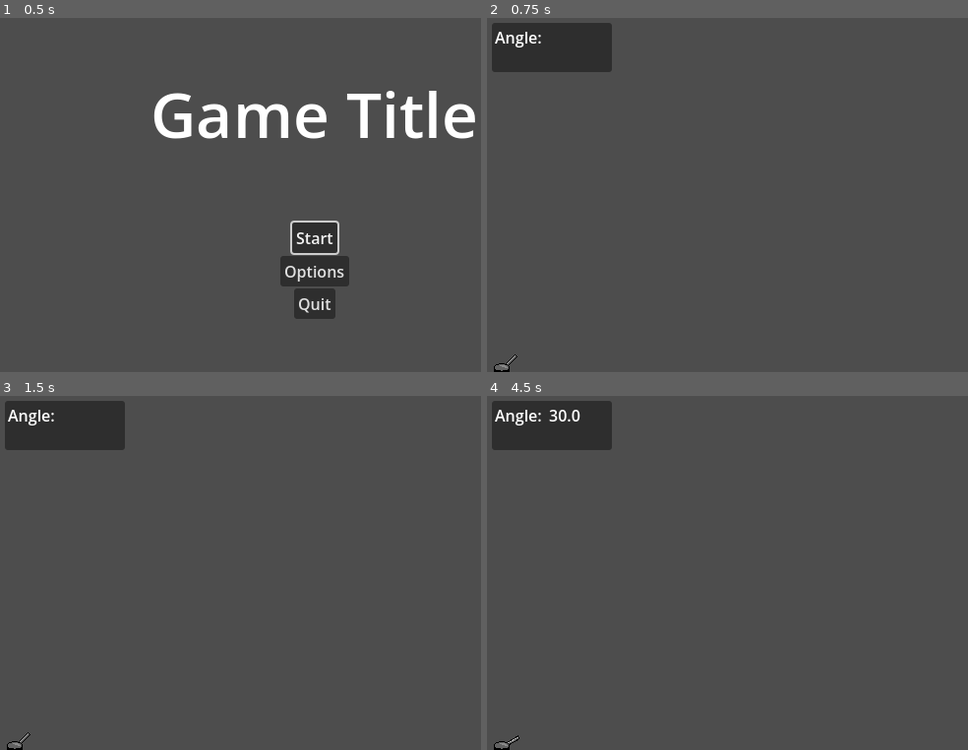
Above: before the commit, frames 1-4 (two rows, left to right).
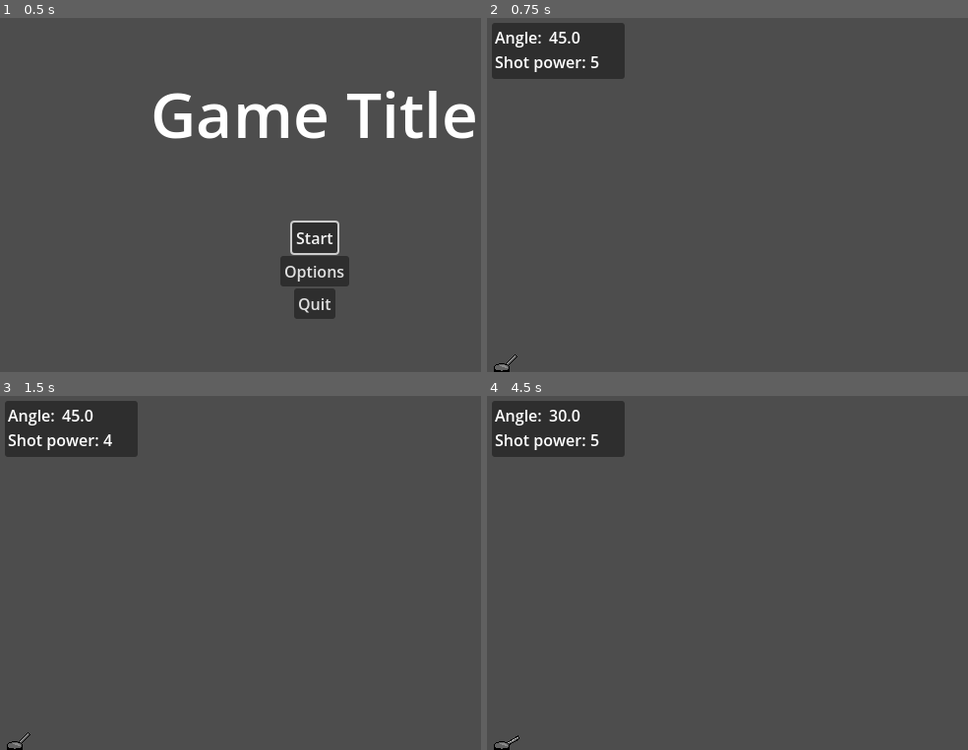
Above: after the commit, the same moments.

Repository: hunttis/ld-60
Game: Godot game, scene res://assets/scenes/master.tscn
Two runs of this game, one before a commit and one after it. Both use one fixed random seed, a clock stepped at 60 frames per second and the inputs below.
Inputs (mouse positions are in pixels of both pictures, inside the frame that each line leads up to):
- Up to frame 1 (0.5 s): no input
- Up to frame 2 (0.75 s): click "Start" at 0.5 s
- Up to frame 3 (1.5 s): tap Enter at 1.25 s; move the mouse to (452, 555) at 1.27 s; tap Down (decrease_shot_power) at 1.35 s
- Up to frame 4 (4.5 s): tap Up (increase_shot_power) at 1.55, 2.1, 3.05, 3.6 s; tap Space at 2, 3.5 s; move the mouse to (674, 590) at 2.02 s; tap Down (decrease_shot_power) at 2.3, 2.85, 3.8 s; tap Enter at 2.75, 4.25 s; move the mouse to (866, 495) at 2.77 s; move the mouse to (770, 643) at 3.52 s; move the mouse to (outside the picture) at 4.27 s; hold Right (lower_cannon_angle) from 4.28 s (still down)

Frame 1 is identical in both runs. In frame 2, 1.3% of the frame differs, in the area x 1-29%, y 1-18%; in frame 3, 1.3%; in frame 4, 1.2%.

Commit message:
Show shot power in UI

Diff:
--- a/assets/scenes/game.gd
+++ b/assets/scenes/game.gd
@@ -1,9 +1,15 @@
 extends Node2D
 
-@onready var angleValueLabel = $CannonParametersPanel/AngleValue
+@onready var angle_value_label = $CannonParametersPanel/AngleValue
+@onready var shot_power_label = $CannonParametersPanel/PowerValue
 @onready var cannon = $Player/Cannon
 
 func _ready() -> void:
   cannon.angle_changed.connect(func(angle: float):
-    angleValueLabel.text = str("%.1f" % angle)
+    angle_value_label.text = str("%.1f" % angle)
   )
+  cannon.power_changed.connect(func(power: int):
+    shot_power_label.text = str(power)
+  )
+
+  cannon.emit_start_values()
--- a/assets/scenes/game.tscn
+++ b/assets/scenes/game.tscn
@@ -11,8 +11,8 @@
 [node name="CannonParametersPanel" type="Panel" parent="." unique_id=1670237246]
 offset_left = 5.0
 offset_top = 5.0
-offset_right = 127.0
-offset_bottom = 55.0
+offset_right = 140.0
+offset_bottom = 62.0
 
 [node name="AngleLabel" type="Label" parent="CannonParametersPanel" unique_id=1034256158]
 layout_mode = 0
@@ -30,6 +30,22 @@
 offset_right = 108.0
 offset_bottom = 28.0
 
+[node name="PowerLabel" type="Label" parent="CannonParametersPanel" unique_id=1927396480]
+layout_mode = 0
+offset_left = 3.0
+offset_top = 28.0
+offset_right = 98.0
+offset_bottom = 53.0
+text = "Shot power:"
+
+[node name="PowerValue" type="Label" parent="CannonParametersPanel" unique_id=1717940204]
+unique_name_in_owner = true
+layout_mode = 0
+offset_left = 100.0
+offset_top = 28.0
+offset_right = 130.0
+offset_bottom = 53.0
+
 [node name="Player" parent="." unique_id=71792886 instance=ExtResource("1_cb66b")]
 position = Vector2(15, 360)
 
--- a/assets/scenes/player/cannon.gd
+++ b/assets/scenes/player/cannon.gd
@@ -5,19 +5,33 @@
 const ANGLE_MOD_SPEED = 75
 const MIN_ANGLE = 5
 const MAX_ANGLE = 80
+const MIN_POWER = 1
+const MAX_POWER = 9
 
 signal angle_changed(angle: float)
+signal power_changed(angle: float)
 
 var angle: float = 45
+var shot_power: int = 5
 
 func _init() -> void:
   rotation_degrees = 0 - angle
+
+func emit_start_values() -> void:
+  angle_changed.emit(angle)
+  power_changed.emit(shot_power)
 
 func _process(delta: float) -> void:
   if Input.is_action_pressed("lower_cannon_angle") && angle > MIN_ANGLE:
     change_cannon_angle(Direction.DOWN, delta)
   if Input.is_action_pressed("raise_cannon_angle") && angle < MAX_ANGLE:
     change_cannon_angle(Direction.UP, delta)
+  if Input.is_action_just_pressed("increase_shot_power") && shot_power < MAX_POWER:
+    shot_power += 1
+    power_changed.emit(shot_power)
+  if Input.is_action_just_pressed("decrease_shot_power") && shot_power > MIN_POWER:
+    shot_power -= 1
+    power_changed.emit(shot_power)
 
 func change_cannon_angle(dir: Direction, delta: float):
   angle += dir * delta * ANGLE_MOD_SPEED
